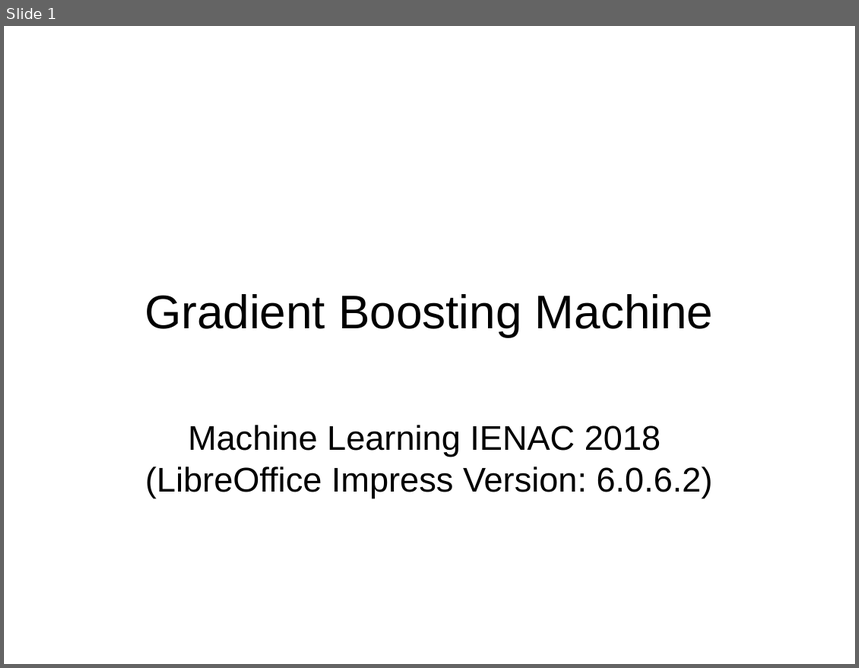
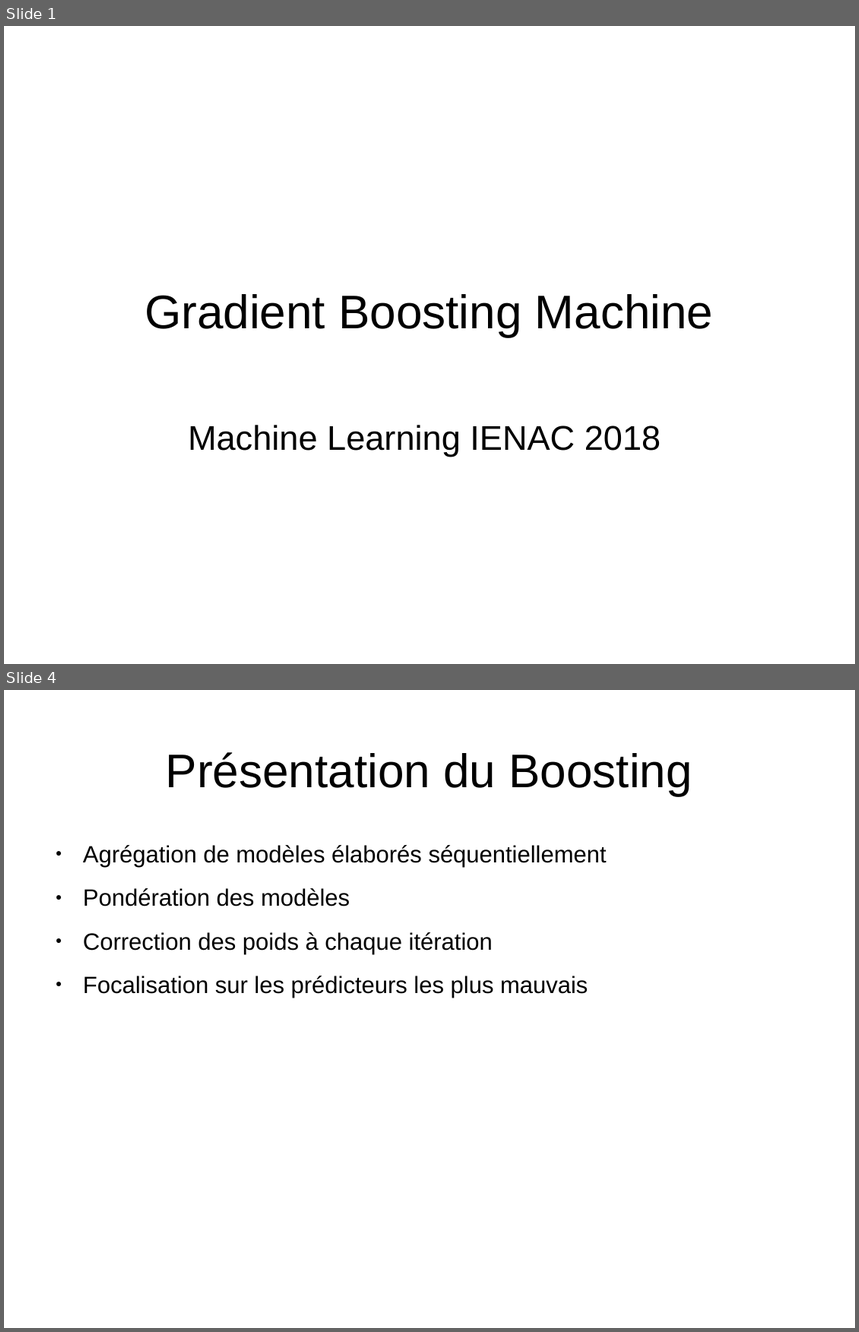
Before and after one commit to kad15/GBM, a slide deck: GBM_andreas.odp. Shown one above the other, each under a label of ours: slide 1 before the commit, slides 1 and 4 after it; the slides between them are not shown. The pictures are 859x668 and 859x1332 pixels, drawn with LibreOffice and Linux fonts; fonts in the diff are those of the drawing; background and template pictures are left out. Boxes give left, top, right and bottom in pixels: in the first picture for what was removed or moved away, otherwise in the second. Text is boxed around its words. In the diff, an @@ line names an element or a change of style, - is before the commit and + after.

```diff
--- a/GBM_andreas.odp
+++ b/GBM_andreas.odp
@@ slide 4 added at (4, 690, 855, 1328), background #FFFFFF @@
@@ title added at (166, 752, 692, 796), 44 pt, text #000000 @@
+Présentation du Boosting
@@ text added at (83, 845, 607, 998), 22 pt, text #000000 @@
+● Agrégation de modèles élaborés séquentiellement
+● Pondération des modèles
+● Correction des poids à chaque itération
+● Focalisation sur les prédicteurs les plus mauvais
@@ slide 1 changed as well @@
@@ subtitle at (145, 467, 713, 498): paragraph removed @@
-(LibreOffice Impress Version: 6.0.6.2)
```
Also in this commit, not shown: 6 other slides added, 3 slides removed, 2 other files.
